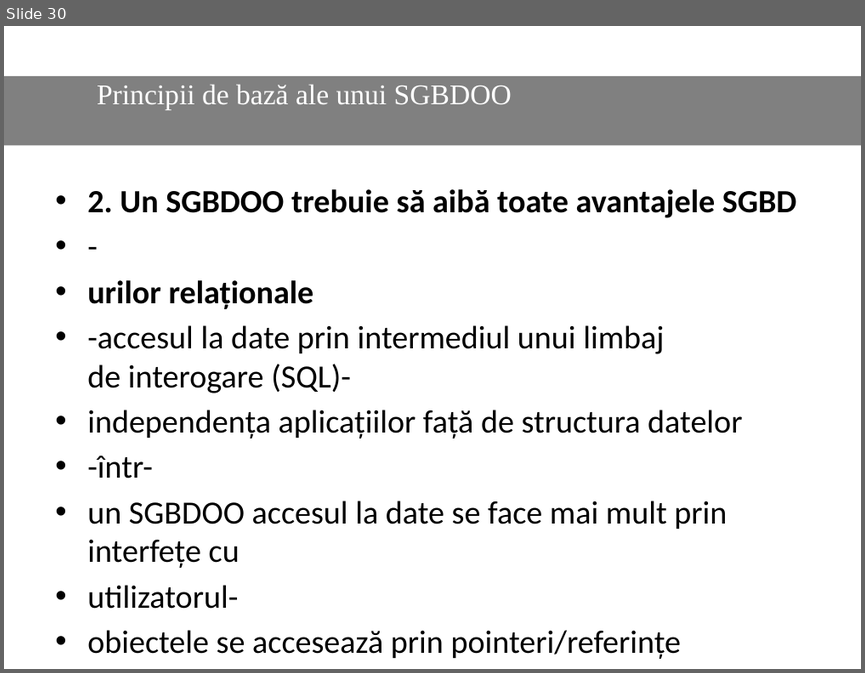
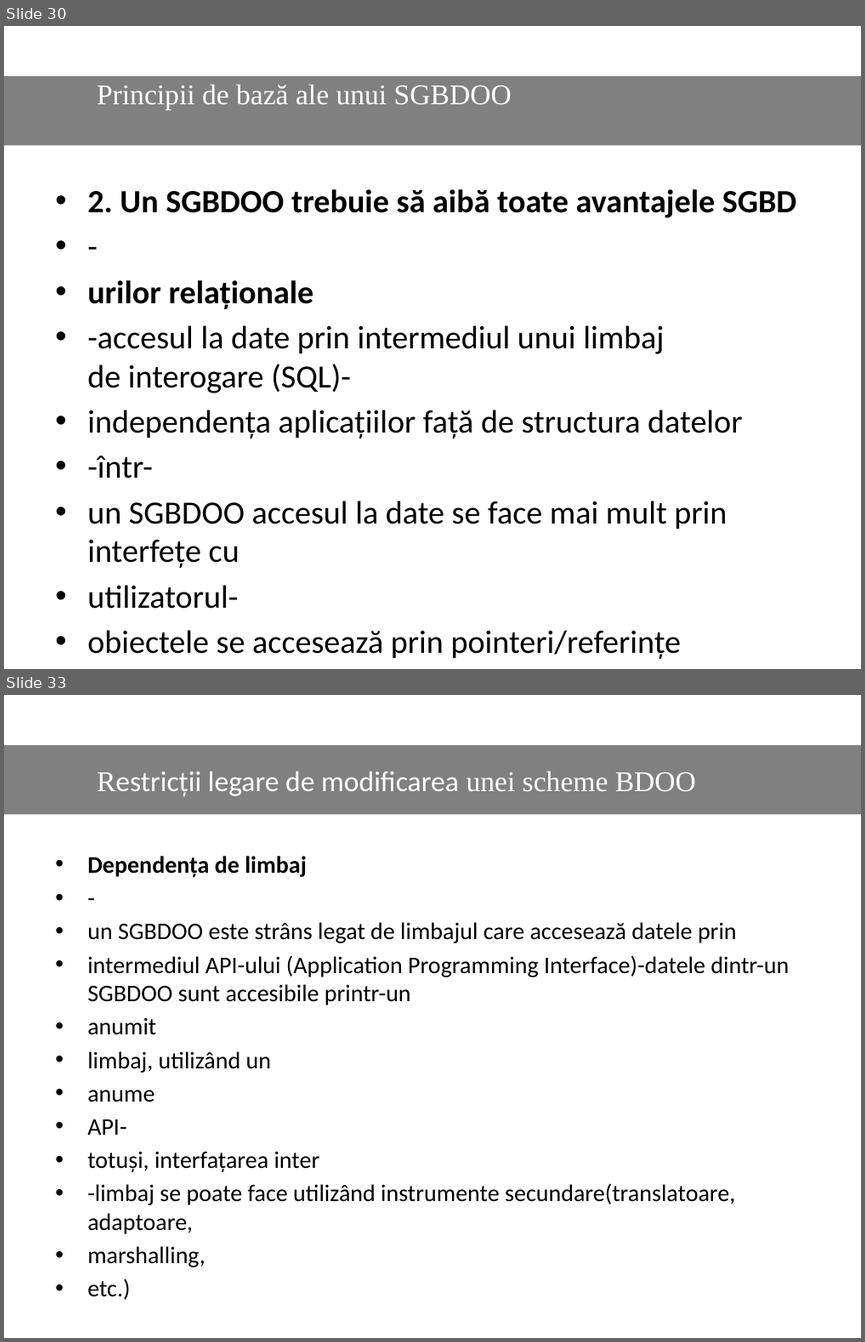
Before and after one commit to Dani25/BDOO, a slide deck: bdoo.pptx. Shown one above the other, each under a label of ours: slide 30 before the commit, slides 30 and 33 after it; the slides between them are not shown. The pictures are 865x673 and 865x1342 pixels, drawn with LibreOffice and Linux fonts; fonts in the diff are those of the drawing. Boxes give left, top, right and bottom in pixels: in the first picture for what was removed or moved away, otherwise in the second. Text is boxed around its words. In the diff, an @@ line names an element or a change of style, - is before the commit and + after.

```diff
--- a/bdoo.pptx
+++ b/bdoo.pptx
@@ slide 33 added at [4, 695, 861, 1338], background #FFFFFF @@
@@ rectangle added at [4, 744, 861, 814], fill #808080, 24 pt, text #FFFFFF @@
+Restricții legare de modificarea unei scheme BDOO
@@ text added at [87, 856, 789, 1267], 20 pt, text #000000 @@
+• Dependența de limbaj
+• -
+• un SGBDOO este strâns legat de limbajul care accesează datele prin
+• intermediul API-ului (Application Programming Interface)-datele dintr-un SGBDOO sunt accesibile printr-un
+• anumit
+• limbaj, utilizând un
+• anume
+• API-
+• totuși, interfațarea inter
+• -limbaj se poate face utilizând instrumente secundare(translatoare, adaptoare,
+• marshalling,
+• etc.)
```
Also in this commit, not shown: 13 other slides added, 2 slides removed.
